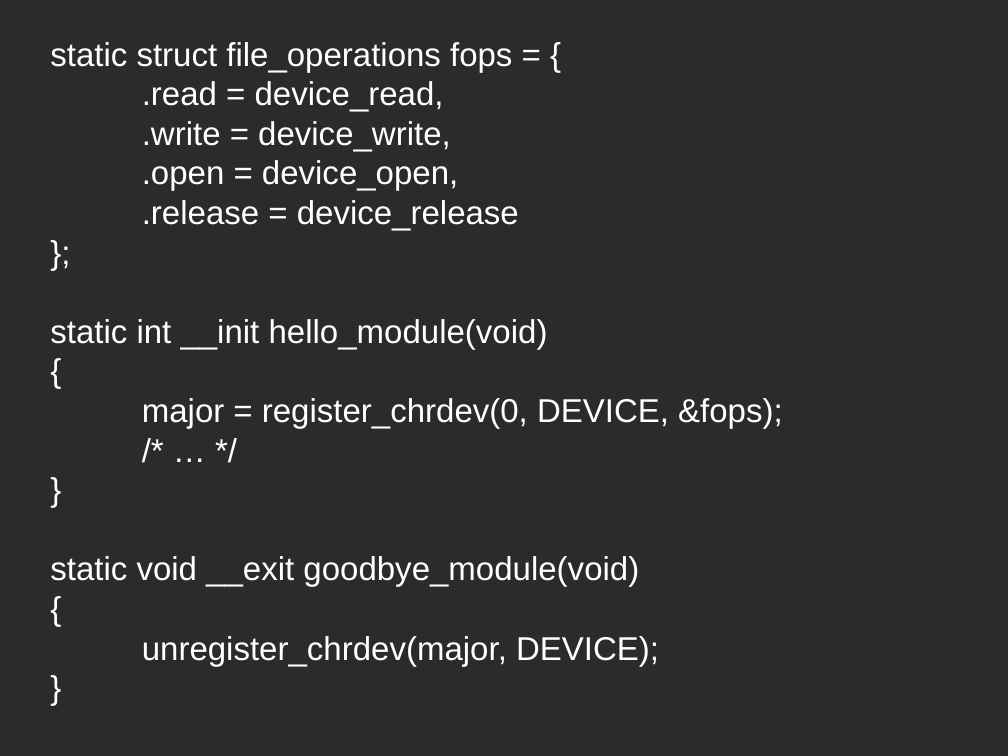
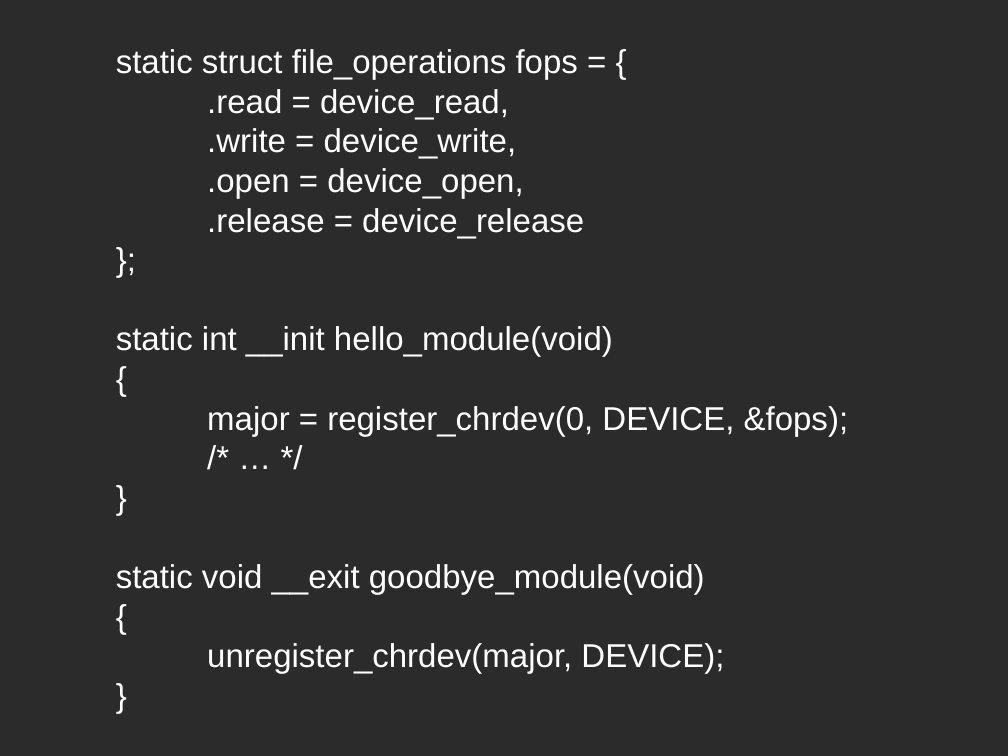
Before and after one commit to diegor2/primoduke, a slide deck: slide 10 of slides.odp (slide 8 before the commit). Drawn at 1008x756 pixels with LibreOffice and Linux fonts; fonts in the diff are those of the drawing; background and template pictures are left out; a plain dark background stands for a picture behind light text. Boxes give left, top, right and bottom in pixels: in the first picture for what was removed or moved away, otherwise in the second. Text is boxed around its words. In the diff, an @@ line names an element or a change of style, - is before the commit and + after.

```diff
--- a/slides.odp
+++ b/slides.odp
@@ subtitle "static struct file_operations fops = ...": place and size @@
-subtitle "static struct file_operations fops = ..." at [50,42,783,666]
+subtitle "static struct file_operations fops = ..." at [116,49,849,674]
```
Also in this commit, not shown: 4 other slides changed, 7 slides added, 1 slide removed.
